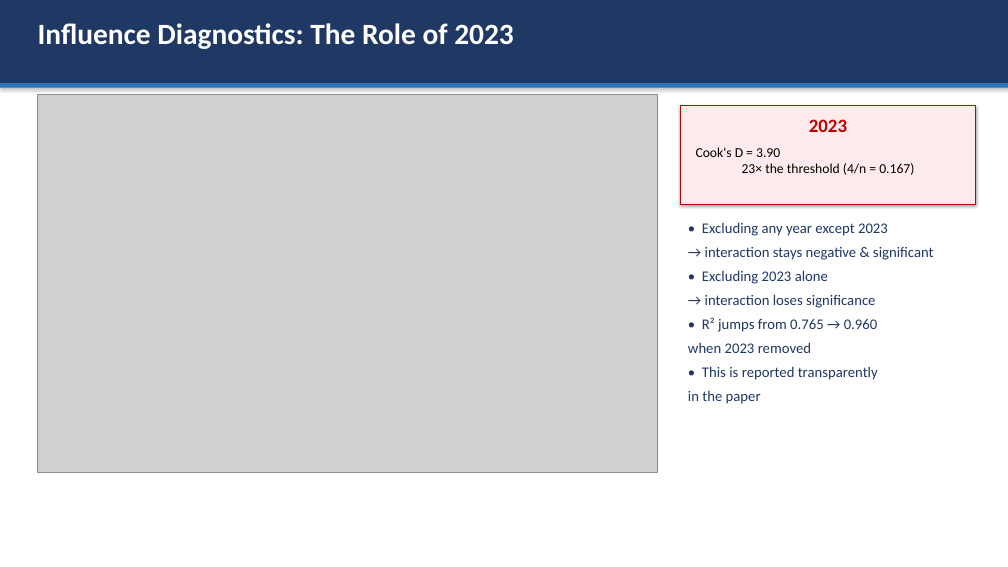
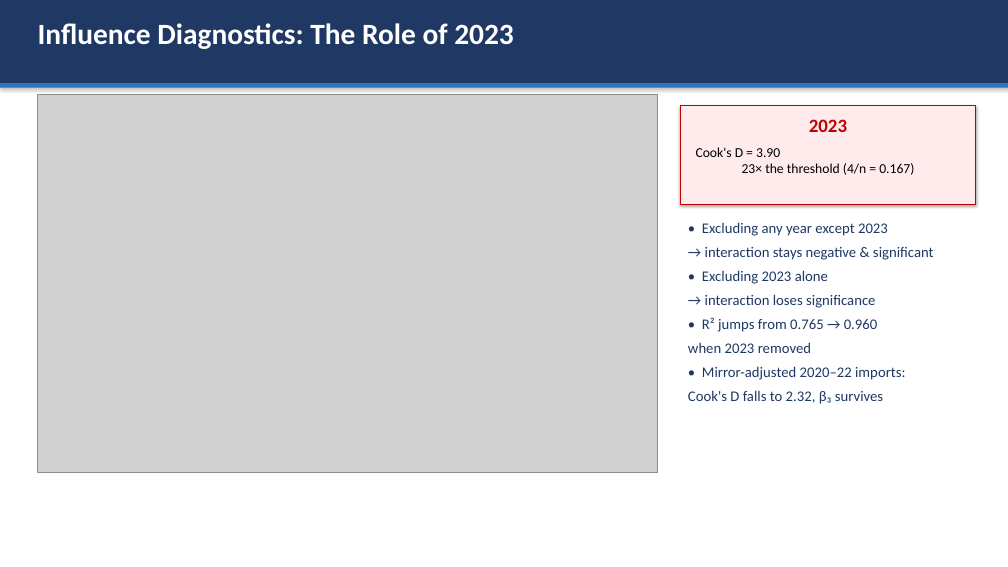
Before and after one commit to omirbeknikar-ship-it/dissertation-final, a slide deck: slide 11 of Paper/defense_presentation.pptx. Drawn at 1008x567 pixels with LibreOffice and Linux fonts; fonts in the diff are those of the drawing; grey boxes stand for pictures. Boxes give left, top, right and bottom in pixels: in the first picture for what was removed or moved away, otherwise in the second. Text is boxed around its words. In the diff, an @@ line names an element or a change of style, - is before the commit and + after.

Commit message:
revision(round 2): monthly data, hypothesis tests, Granger, import-break check
Supervisor feedback round 2:
- Point 1 (N = 24): Denton quarterly disaggregation (n = 96) with Monte
  Carlo showing interpolation adds no information; observed UN Comtrade
  monthly data 2010-2019 (n = 120) with NBK FX and Pink Sheet prices.
- Point 2: formal one-sided hypothesis tests, full model fit statistics,
  annual and monthly Granger causality (VAR-in-differences, Toda-Yamamoto).
- New finding: Kazakhstan-reported imports from China under-recorded in
  2020-2022 (mirror check); sensitivity analysis in Script 43.
- Paper sections 4.7, 5.5-5.6, 6.11, 6.17-6.20; abstract, discussion and
  conclusion updated; PDF/DOCX rebuilt; deck expanded to 23 slides.

```diff
--- a/Paper/defense_presentation.pptx
+++ b/Paper/defense_presentation.pptx
@@ text at (688,366,905,404): text changed @@
-• This is reported transparently
-in the paper
+• Mirror-adjusted 2020–22 imports:
+Cook's D falls to 2.32, β₃ survives
```
Also in this commit, not shown: 7 other slides changed, 5 slides added, 41 other files.
